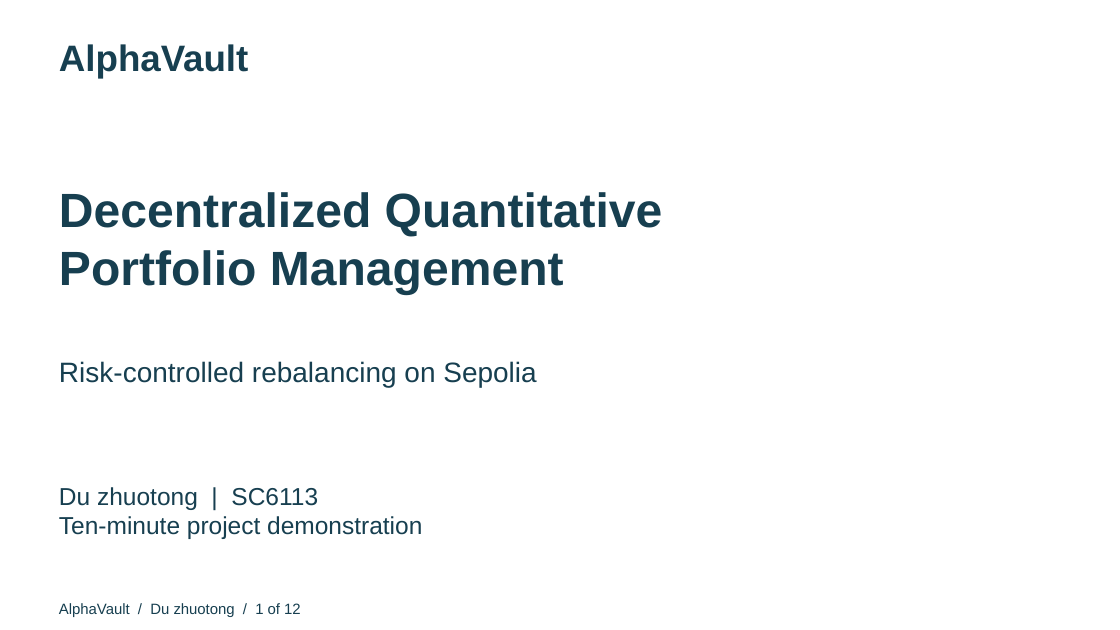
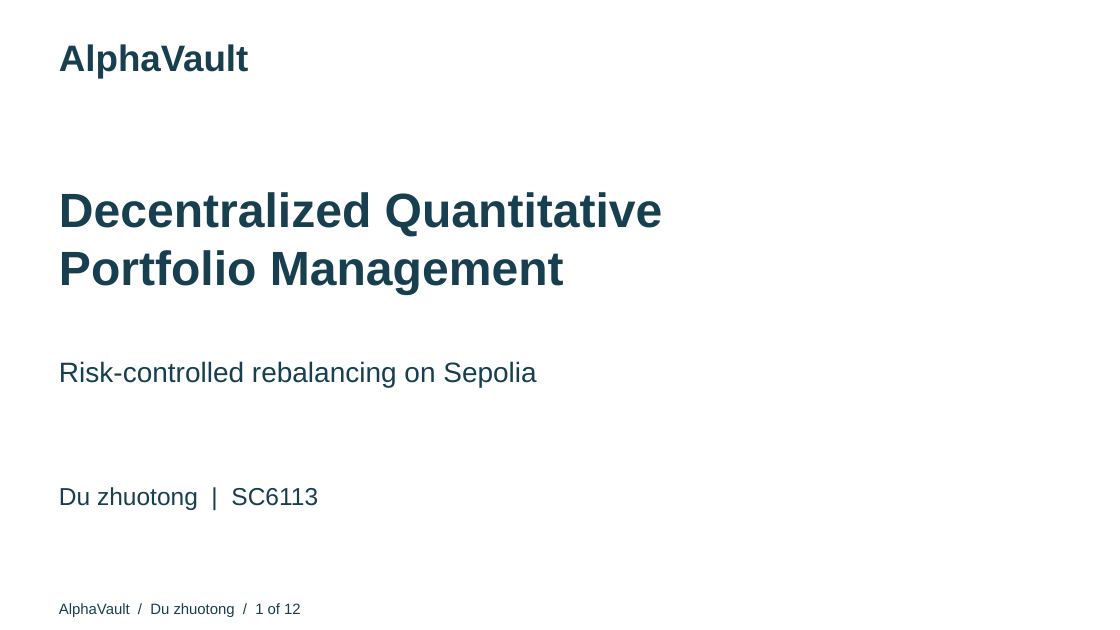
Before and after one commit to qwekker/alphavault-sc6113, a slide deck: slide 1 of submission/AlphaVault-Presentation.pptx. Drawn at 1120x630 pixels with LibreOffice and Linux fonts; fonts in the diff are those of the drawing. Boxes give left, top, right and bottom in pixels: in the first picture for what was removed or moved away, otherwise in the second. Text is boxed around its words. In the diff, an @@ line names an element or a change of style, - is before the commit and + after.

Commit message:
Remove demonstration duration label from presentation and video opening

```diff
--- a/submission/AlphaVault-Presentation.pptx
+++ b/submission/AlphaVault-Presentation.pptx
@@ text at (x1=59, y1=516, x2=422, y2=539): paragraph removed @@
-Ten-minute project demonstration
```
Also in this commit, not shown: 1 other slide changed, 3 other files.
